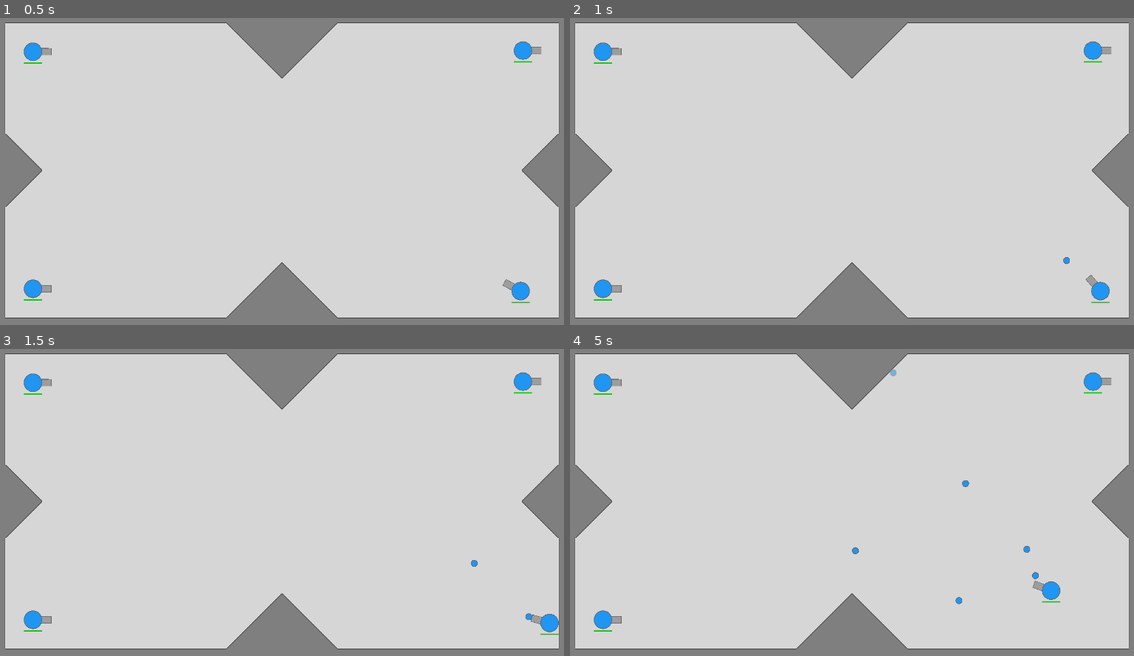
Above: before the commit, frames 1-4 (two rows, left to right).
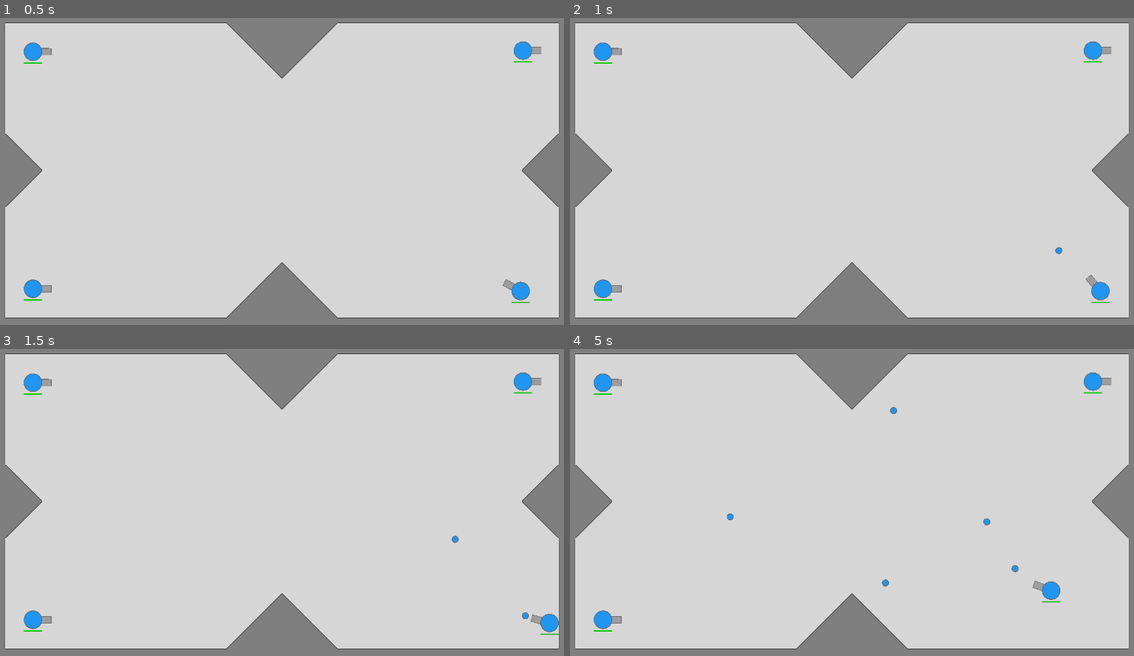
Above: after the commit, the same moments.

Repository: marianopolis-ai/Automatank
Game: Godot game, scene res://TestWorld.tscn
Two runs of this game, one before a commit and one after it. Both use one fixed random seed, a clock stepped at 60 frames per second and the inputs below. The project has no main scene, so this scene is started directly.
Inputs (mouse positions are in pixels of both pictures, inside the frame that each line leads up to):
- Up to frame 1 (0.5 s): no input
- Up to frame 2 (1 s): tap Enter at 0.5 s; move the mouse to (981, 153) at 0.52 s; hold D (right) from 0.53 s (still down); click (981, 153) at 0.6 s
- Up to frame 3 (1.5 s): move the mouse to (163, 517) at 1.27 s; release D (right) at 1.28 s; hold S (down) from 1.28 s (still down); click (163, 517) at 1.35 s
- Up to frame 4 (5 s): move the mouse to (908, 428) at 2.02 s; release S (down) at 2.03 s; hold D (right) 2.03-2.78 s; click (908, 428) at 2.1 s; move the mouse to (823, 566) at 2.77 s; hold W (up) 2.78-3.53 s; click (823, 566) at 2.85 s; move the mouse to (1026, 551) at 3.52 s; hold A (left) from 3.53 s (still down); click (1026, 551) at 3.6 s; move the mouse to (677, 450) at 4.27 s; click (677, 450) at 4.35 s

Frame 1 is identical in both runs. In frame 2, less than 0.1% of the frame differs, in the area x 85-89%, y 74-81%; in frame 3, less than 0.1%; in frame 4, 0.3%, in the area x 27-84%, y 6-84%.

Commit message:
Increased the base bullet speed to fit the map size.

Diff:
--- a/scripts/Tank.gd
+++ b/scripts/Tank.gd
@@ -7,7 +7,7 @@
 var movement_strength: float = 1000.0
 # Initial speed of the bullets that the tank shoots.
 # TODO: allow upgrades for bullet speed.
-var bullet_speed: float = 500.0
+var bullet_speed: float = 750.0
 # Initial health of the bullet that the tank shoots.
 # TODO: allow upgrades for bullet health.
 var bullet_health: float = 40.0
